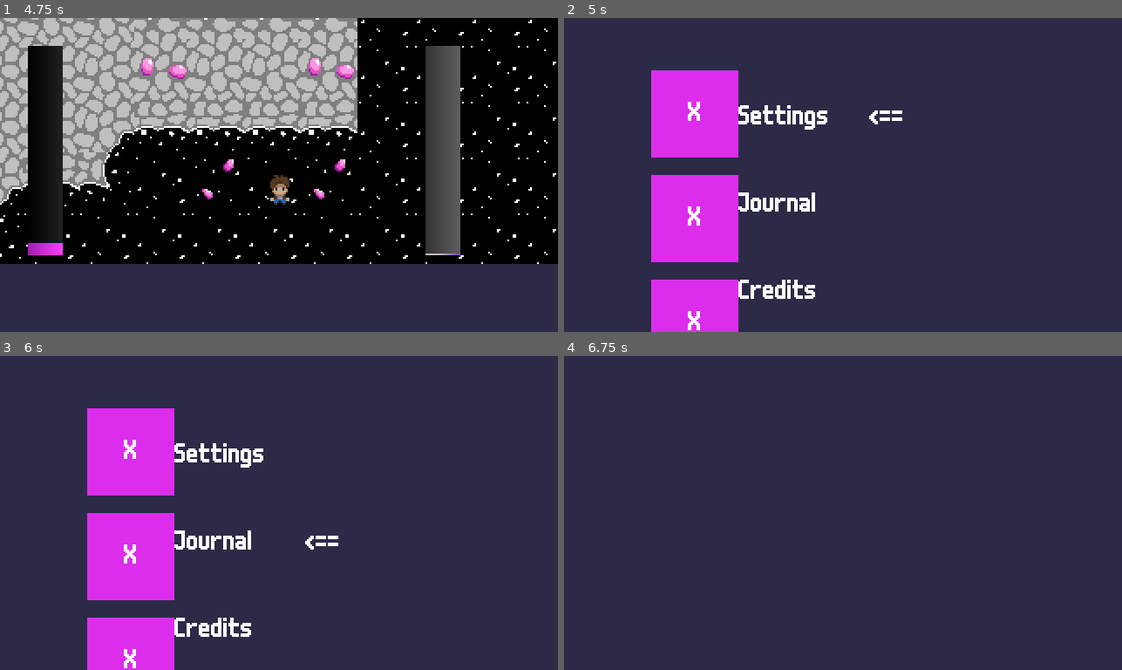
Above: before the commit, frames 1-4 (two rows, left to right).
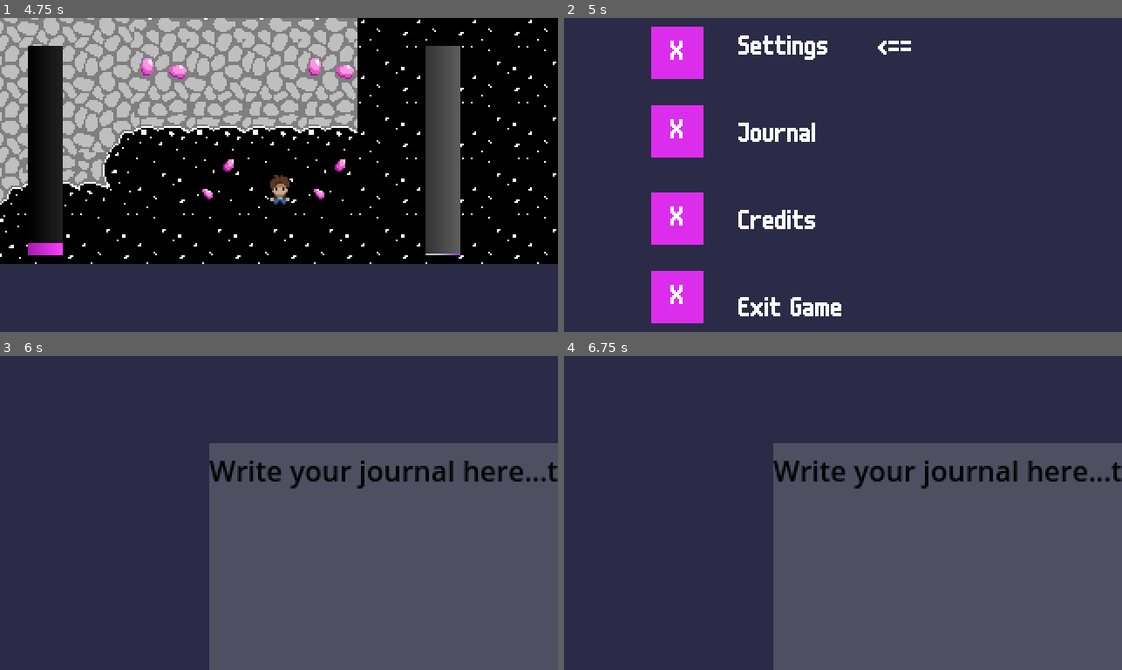
Above: after the commit, the same moments.

Repository: AxelArredondo/gamejam-2026
Game: Godot game, scene res://scenes/main_menu.tscn
The game is run twice, just before and just after one commit, with the same random seed, the same clock (stepped at 60 frames per second) and the same inputs.
Inputs (mouse positions are in pixels of both pictures, inside the frame that each line leads up to):
- Up to frame 1 (4.75 s): click "Play" at 0.5 s; tap Enter (AdvanceText) at 1.25, 1.35, 2.85, 4.35 s; hold D (Right) 1.28-2.03 s; hold S (Down) 2.03-2.78 s; tap M (maskOn) at 2.1, 3.6 s; hold D (Right) 2.78-3.53 s; hold W (Up) 3.53-4.28 s; hold A (Left) from 4.28 s (still down)
- Up to frame 2 (5 s): keep holding A (Left); tap Escape (Escape) at 4.9 s
- Up to frame 3 (6 s): tap M (maskOn) at 5.1 s; tap Space at 5.75 s; release A (Left) at 5.78 s; hold S (Down) from 5.78 s (still down); tap Enter (AdvanceText) at 5.85 s
- Up to frame 4 (6.75 s): release S (Down) at 6.5 s; click (692, 453) at 6.5 s, where only the run before the commit has a clickable "X"

Frame 1 is identical in both runs. In frame 2, 12% of the frame differs, in the area x 15-63%, y 2-100%; in frame 3, 56%, in the area x 15-100%, y 16-100%; in frame 4, 45%.

Commit message:
Spelling and formatting Corrections
Spelling and formatting Corrections

Diff:
--- a/scripts/button.gd
+++ b/scripts/button.gd
@@ -3,8 +3,8 @@
 	#Button.
 	text = "X"
 	pressed.connect(_Button_pressed)
-	position = Vector2(50, 30)
-	custom_minimum_size = Vector2(50, 50)
+	position = Vector2(50, 5)
+	custom_minimum_size = Vector2(30, 30)
 # Called when the node enters the scene tree for the first time.
 func _Button_pressed():
 	get_tree().change_scene_to_file("res://scenes/Settings_Scene.tscn")
--- a/scripts/button_2.gd
+++ b/scripts/button_2.gd
@@ -3,8 +3,8 @@
 	#Button.
 	text = "X"
 	pressed.connect(_Button_pressed)
-	position = Vector2(50, 90)
-	custom_minimum_size = Vector2(50, 50)
+	position = Vector2(50, 50)
+	custom_minimum_size = Vector2(30, 30)
 # Called when the node enters the scene tree for the first time.
 func _Button_pressed():
 	get_tree().change_scene_to_file("res://scenes/Journal_Scene.tscn")
--- a/scripts/button_3.gd
+++ b/scripts/button_3.gd
@@ -3,8 +3,8 @@
 	#Button.
 	text = "X"
 	pressed.connect(_Button_pressed)
-	position = Vector2(50, 150)
-	custom_minimum_size = Vector2(50, 50)
+	position = Vector2(50, 100)
+	custom_minimum_size = Vector2(30, 30)
 # Called when the node enters the scene tree for the first time.
 func _Button_pressed():
 	get_tree().change_scene_to_file("res://scenes/Credits_Scene.tscn")
--- a/scripts/button_4.gd
+++ b/scripts/button_4.gd
@@ -3,8 +3,8 @@
 	#Button.
 	text = "X"
 	pressed.connect(_Button_pressed)
-	position = Vector2(50, 210)
-	custom_minimum_size = Vector2(50, 50)
+	position = Vector2(50, 145)
+	custom_minimum_size = Vector2(30, 30)
 # Called when the node enters the scene tree for the first time.
 func _Button_pressed():
 	get_tree().quit()
--- a/scripts/text_Menu.gd
+++ b/scripts/text_Menu.gd
@@ -11,35 +11,35 @@
 	text_box1.bbcode_enabled = true # Enable BBCode for rich formatting
 	text_box1.custom_minimum_size = Vector2(100, 50) # Set minimum size
 	add_child(text_box1)
-	text_box1.position = Vector2(100, 50)
+	text_box1.position = Vector2(100, 10)
 
 	var text_box2 = RichTextLabel.new()
 	text_box2.text = "Journal"
 	text_box2.bbcode_enabled = true # Enable BBCode for rich formatting
 	text_box2.custom_minimum_size = Vector2(100, 50) # Set minimum size
 	add_child(text_box2)
-	text_box2.position = Vector2(100, 100)
+	text_box2.position = Vector2(100, 60)
 
 	var text_box3 = RichTextLabel.new()
 	text_box3.text = "Credits"
 	text_box3.bbcode_enabled = true # Enable BBCode for rich formatting
 	text_box3.custom_minimum_size = Vector2(100, 50) # Set minimum size
 	add_child(text_box3)
-	text_box3.position = Vector2(100, 150)
+	text_box3.position = Vector2(100, 110)
 
 	var text_box4 = RichTextLabel.new()
 	text_box4.text = "Exit Game"
 	text_box4.bbcode_enabled = true # Enable BBCode for rich formatting
 	text_box4.custom_minimum_size = Vector2(100, 50) # Set minimum size
 	add_child(text_box4)
-	text_box4.position = Vector2(100, 200)
+	text_box4.position = Vector2(100, 160)
 
 
-	Arrow.text = "<=="
+	Arrow.text = " <=="
 	Arrow.bbcode_enabled = true # Enable BBCode for rich formatting
-	Arrow.custom_minimum_size = Vector2(100, 50) # Set minimum size
+	Arrow.custom_minimum_size = Vector2(100, 20) # Set minimum size
 	add_child(Arrow)
-	Arrow.position = Vector2(175, 50)
+	Arrow.position = Vector2(175, 20)
 	pass # Replace with function body.
 
 # Called every frame. 'delta' is the elapsed time since the previous frame.
@@ -62,9 +62,9 @@
 			Selection = 1
 		#$Icon.position += Vector2(0,1) * 50 * delta
 
-	Arrow.position = Vector2(175, 50*Selection)
+	Arrow.position = Vector2(175, 10+50*Selection-50)
 
-	if Input.is_action_just_pressed("Enter+Select"):
+	if Input.is_action_just_pressed("Enter"):
 		if Selection == 1:
 			get_tree().change_scene_to_file("res://scenes/Settings_Scene.tscn")
 		if Selection == 2:
@@ -74,5 +74,5 @@
 		if Selection == 4:
 			get_tree().quit()
 	if Input.is_action_just_pressed("Escape"):
-		get_tree().change_scene_to_file("res://scenes/Main.tscn")
+		get_tree().change_scene_to_file("res://scenes/cave.tscn")
 	pass
